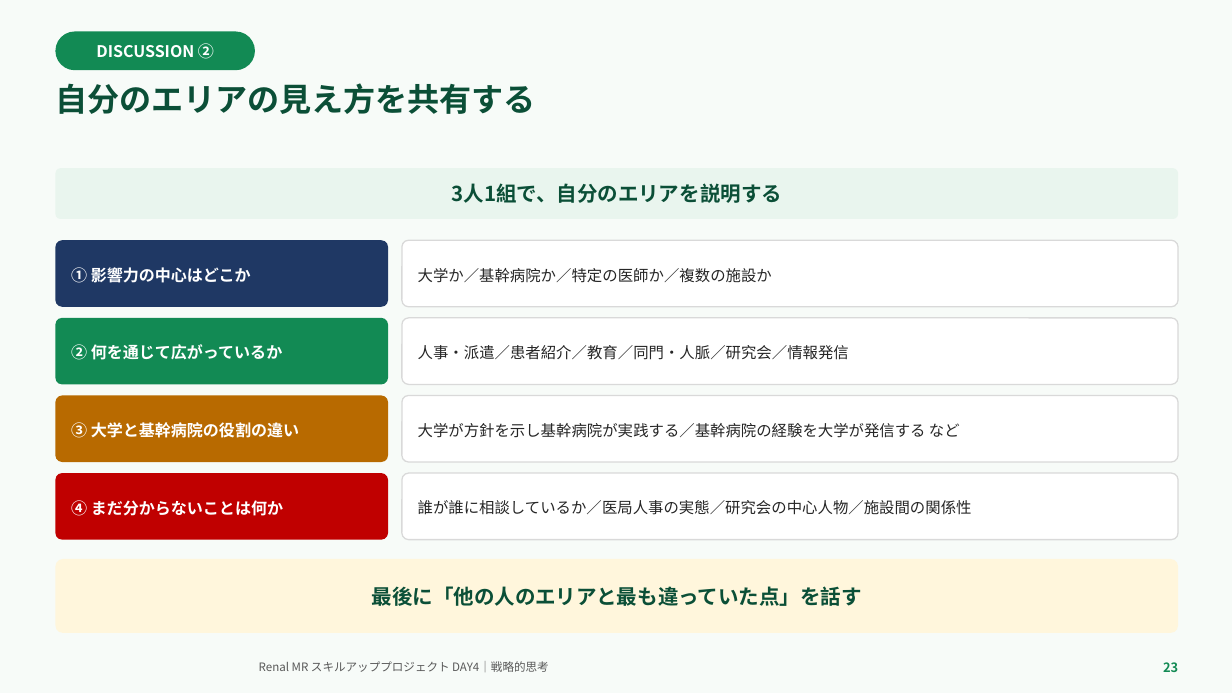
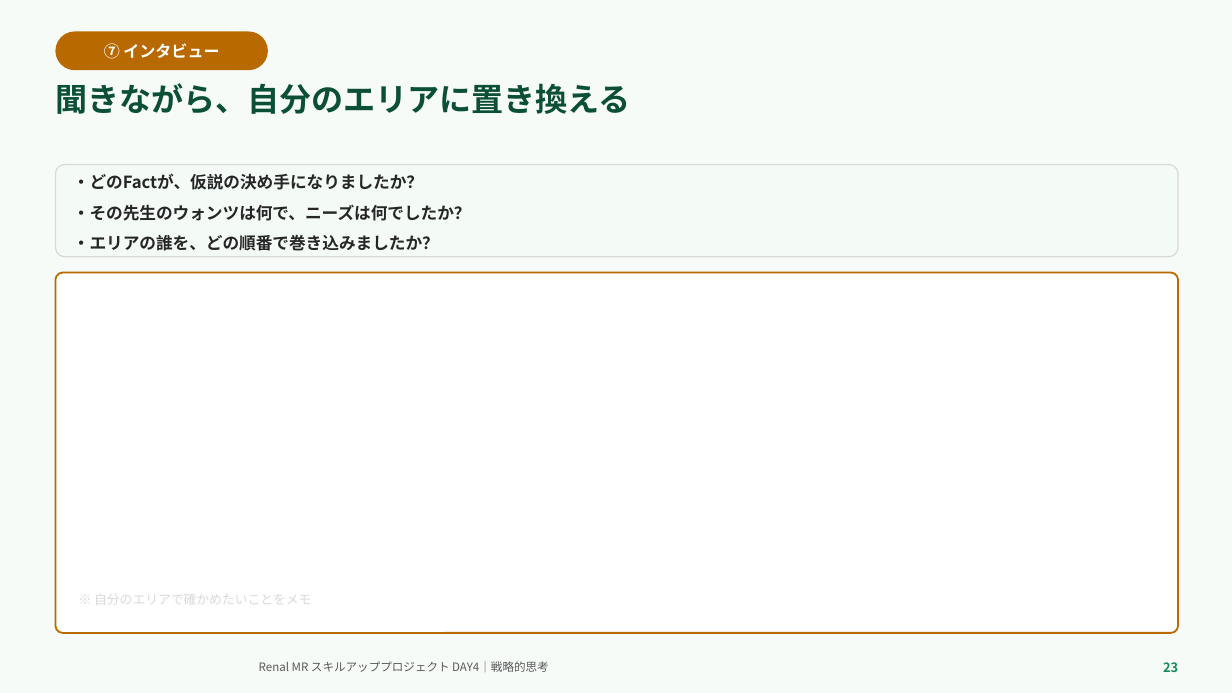
Before and after one commit to TAKUYA-1187/Claude, a slide deck: slide 23 of novartis_training/DAY4_ちょっと分かるだけで世界が変わる.pptx. Drawn at 1232x693 pixels with LibreOffice and Linux fonts; fonts in the diff are those of the drawing; background and template pictures are left out. Boxes give left, top, right and bottom in pixels: in the first picture for what was removed or moved away, otherwise in the second. Text is boxed around its words. In the diff, an @@ line names an element or a change of style, - is before the commit and + after.

```diff
--- a/novartis_training/DAY4_ちょっと分かるだけで世界が変わる.pptx
+++ b/novartis_training/DAY4_ちょっと分かるだけで世界が変わる.pptx
@@ rounded rectangle "⑦ インタビュー": place and size @@
-rounded rectangle "⑦ インタビュー" at [55, 31, 255, 70]
+rounded rectangle "⑦ インタビュー" at [55, 31, 268, 70]
@@ rounded rectangle "⑦ インタビュー" at [55, 31, 268, 70]: fill #128A54 to #B86A00 @@
@@ text in rounded rectangle at [104, 43, 219, 59]: text changed @@
-DISCUSSION ②
+⑦ インタビュー
@@ text at [55, 83, 631, 114]: text changed @@
-自分のエリアの見え方を共有する
+聞きながら、自分のエリアに置き換える
@@ rounded rectangle "・どのFactが、仮説の決め手になりましたか？": place and size @@
-rounded rectangle "・どのFactが、仮説の決め手になりましたか？" at [55, 168, 1178, 219]
+rounded rectangle "・どのFactが、仮説の決め手になりましたか？" at [55, 165, 1178, 257]
@@ rounded rectangle "・どのFactが、仮説の決め手になりましたか？" at [55, 165, 1178, 257]: fill #E9F5EE to #F4FAF6; outline none to #D9D9D9 1 pt @@
@@ text in rounded rectangle at [73, 173, 471, 251]: text changed; size 16 to 13 pt; text colour #0B4F37 to #262626 @@
-3人1組で、自分のエリアを説明する
+・どのFactが、仮説の決め手になりましたか？
+・その先生のウォンツは何で、ニーズは何でしたか？
+・エリアの誰を、どの順番で巻き込みましたか？
@@ rounded rectangle removed at [55, 240, 388, 307] @@
-① 影響力の中心はどこか
@@ rounded rectangle removed at [402, 240, 1178, 307] @@
-大学か／基幹病院か／特定の医師か／複数の施設か
@@ rounded rectangle added at [55, 273, 1178, 633], fill #FFFFFF, outline #B86A00 1.4 pt @@
@@ rounded rectangle removed at [55, 318, 388, 384] @@
-② 何を通じて広がっているか
@@ rounded rectangle removed at [402, 318, 1178, 384] @@
-人事・派遣／患者紹介／教育／同門・人脈／研究会／情報発信
@@ rounded rectangle removed at [55, 396, 388, 462] @@
-③ 大学と基幹病院の役割の違い
@@ rounded rectangle removed at [402, 396, 1178, 462] @@
-大学が方針を示し基幹病院が実践する／基幹病院の経験を大学が発信する など
@@ rounded rectangle removed at [55, 473, 388, 540] @@
-④ まだ分からないことは何か
@@ rounded rectangle removed at [402, 473, 1178, 540] @@
-誰が誰に相談しているか／医局人事の実態／研究会の中心人物／施設間の関係性
@@ rounded rectangle removed at [55, 559, 1178, 633] @@
-最後に「他の人のエリアと最も違っていた点」を話す
@@ text added at [94, 589, 311, 608], 10 pt, text #D9D9D9 @@
+※ 自分のエリアで確かめたいことをメモ
```
Also in this commit, not shown: 16 other slides changed, 10 slides added, 13 slides removed, 2 other files.
